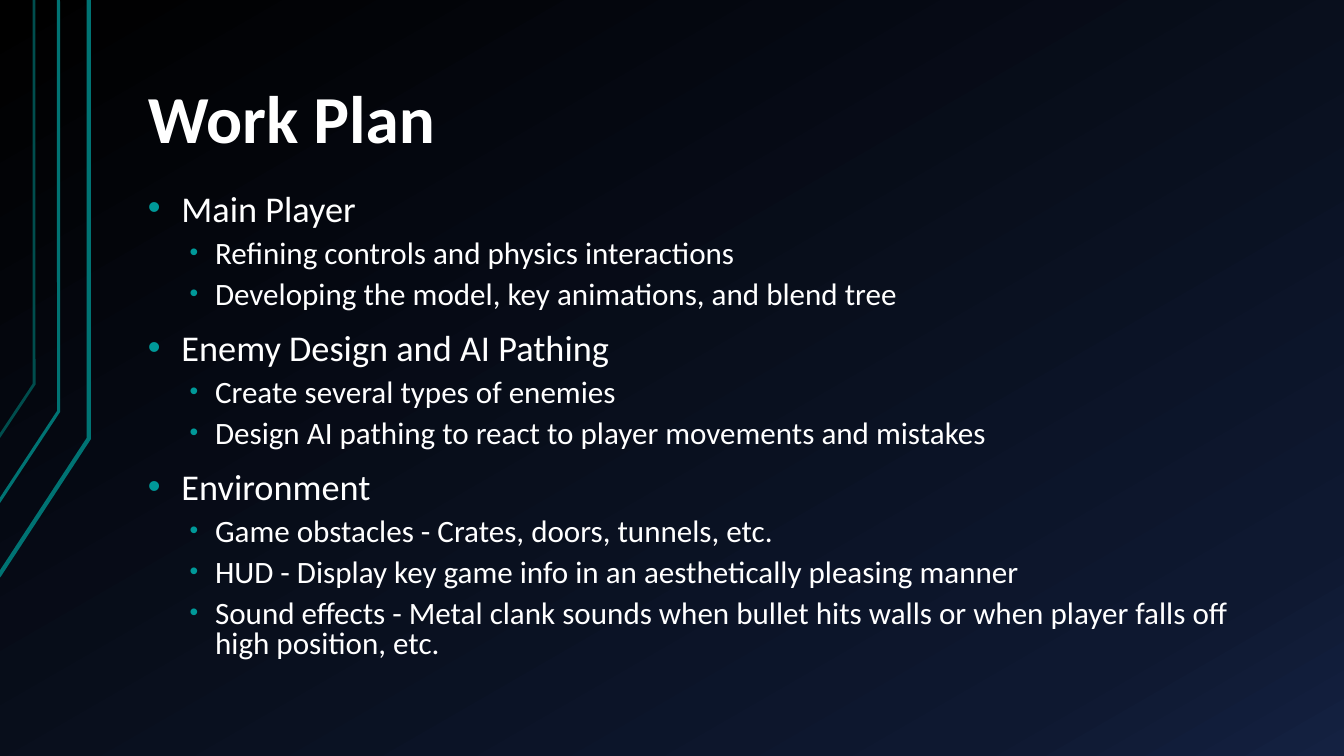
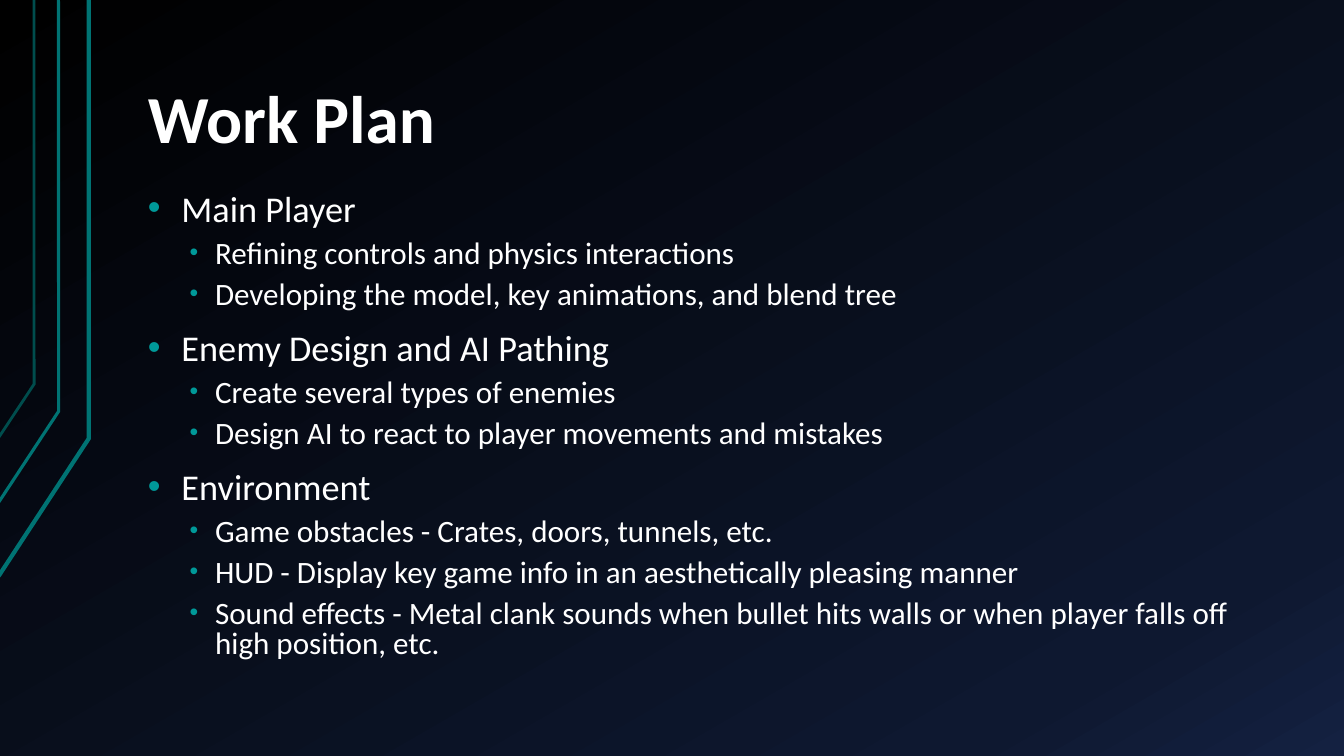
Before and after one commit to MitchLeff/Quicksilver-Project, a slide deck: slide 12 of Presentations/TeamQuicksilver_Game_Pitch_Su15.pptx. Drawn at 1344x756 pixels with LibreOffice and Linux fonts; fonts in the diff are those of the drawing. Boxes give left, top, right and bottom in pixels: in the first picture for what was removed or moved away, otherwise in the second. Text is boxed around its words. In the diff, an @@ line names an element or a change of style, - is before the commit and + after.

```diff
--- a/Presentations/TeamQuicksilver_Game_Pitch_Su15.pptx
+++ b/Presentations/TeamQuicksilver_Game_Pitch_Su15.pptx
@@ text at [215,422,882,450]: text changed @@
-  • Design AI pathing to react to player movements and mistakes
+  • Design AI to react to player movements and mistakes
```
Also in this commit, not shown: 1 other slide changed.
